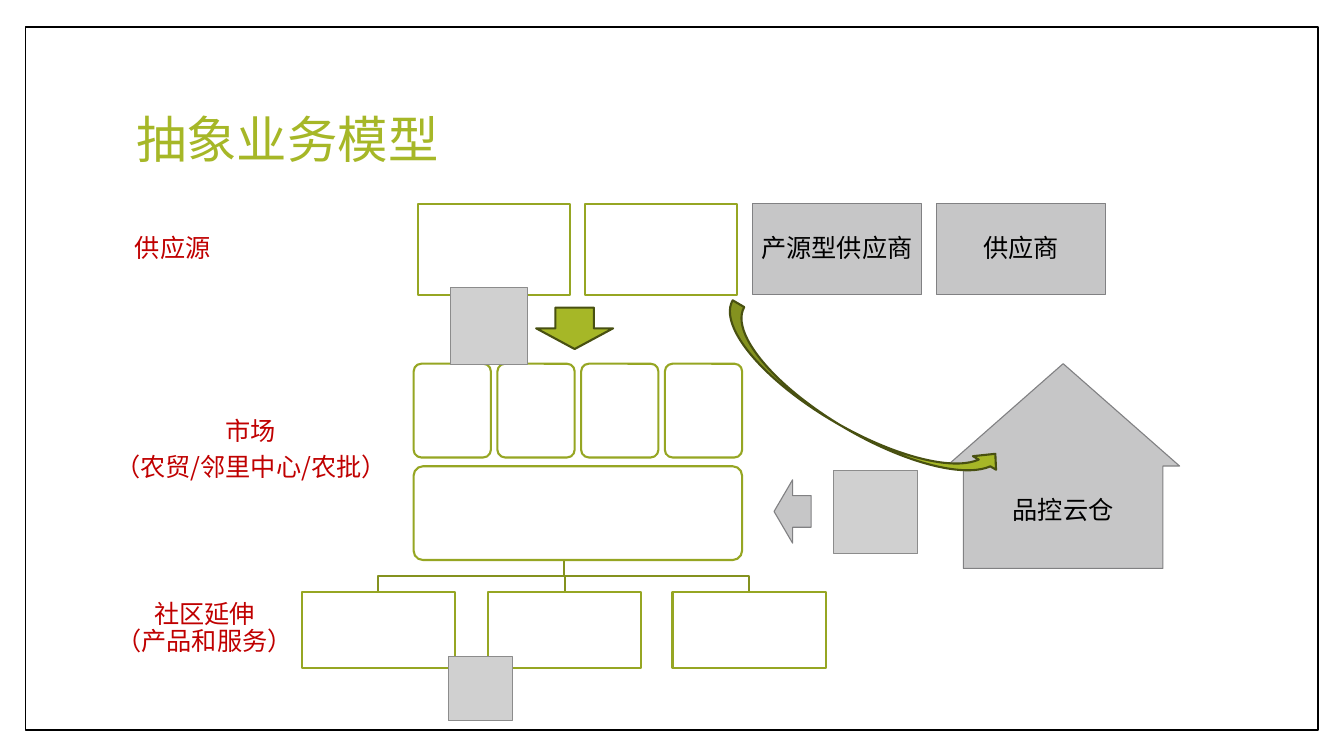
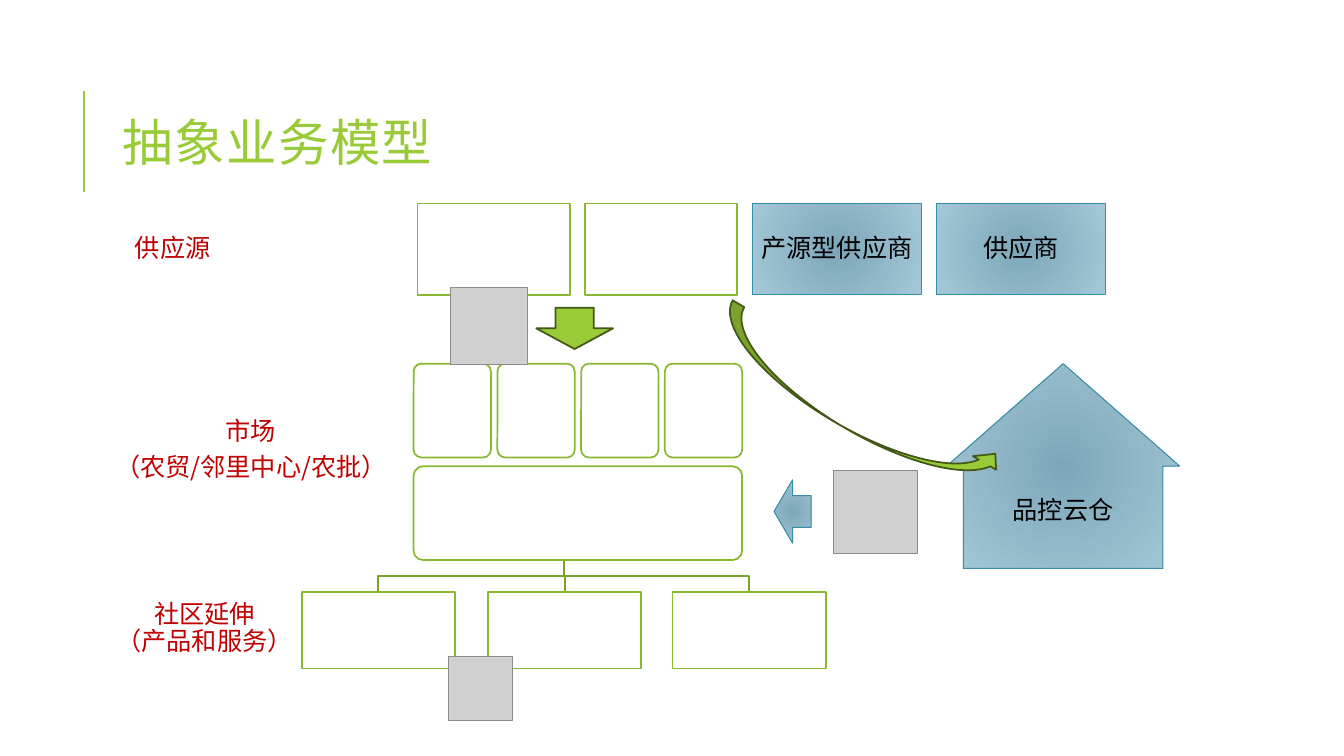
Before and after one commit to jzgi/chainsmart, a slide deck: slide 12 of Docs/品链供销.pptx. Drawn at 1344x756 pixels with LibreOffice and Linux fonts; fonts in the diff are those of the drawing; grey boxes stand for pictures. Boxes give left, top, right and bottom in pixels: in the first picture for what was removed or moved away, otherwise in the second. Text is boxed around its words. In the diff, an @@ line names an element or a change of style, - is before the commit and + after.

```diff
--- a/Docs/品链供销.pptx
+++ b/Docs/品链供销.pptx
@@ rectangle removed at [25, 27, 1318, 730] @@
@@ title "抽象业务模型": place and size @@
-title "抽象业务模型" at [136, 115, 438, 162]
+title "抽象业务模型" at [123, 118, 432, 165]
@@ title "抽象业务模型" at [123, 118, 432, 165]: text colour #A6B727 to #99CB38, letter spacing 0 to 1 pt; line spacing 0.9 to 0.8 @@
@@ line added from (84, 192) to (84, 91), #99CB38 1.5 pt @@
@@ outline #97A623 1.5 pt to #8BB833 1.25 pt in 11 elements at [487, 483, 640, 560], [301, 592, 455, 668], [488, 592, 641, 668], [673, 592, 826, 668], [413, 467, 742, 561], [413, 364, 491, 458], [497, 364, 575, 458], [582, 364, 659, 458], [665, 364, 743, 458], [417, 204, 570, 295], [585, 204, 737, 295] @@
@@ text "产源型供应商" at [761, 236, 912, 259]: font Cabin to Calibri @@
@@ fill #C7C7C8 to gradient #7DA8B9 to #A4C7D7; outline #818183 0.79 pt to #378DA6 0.75 pt in 4 elements at [947, 364, 1180, 569], [774, 480, 812, 543], [753, 204, 923, 295], [937, 204, 1106, 295] @@
@@ text "供应商" at [983, 235, 1059, 259]: font Cabin to Calibri @@
@@ down arrow at [536, 308, 613, 349]: fill #A6B727 to #99CB38; outline #495011 1.5 pt to #435919 1.25 pt @@
@@ curved up arrow at [706, 301, 1007, 507]: fill #A6B727 to #99CB38; outline #495011 1.5 pt to #435919 1.25 pt @@
@@ outline #85931F 1.5 pt to #7BA32D 1.25 pt in 3 elements at [564, 560, 749, 592], [559, 560, 569, 592], [378, 560, 564, 592] @@
```
Also in this commit, not shown: 27 other slides changed, 28 other files.
